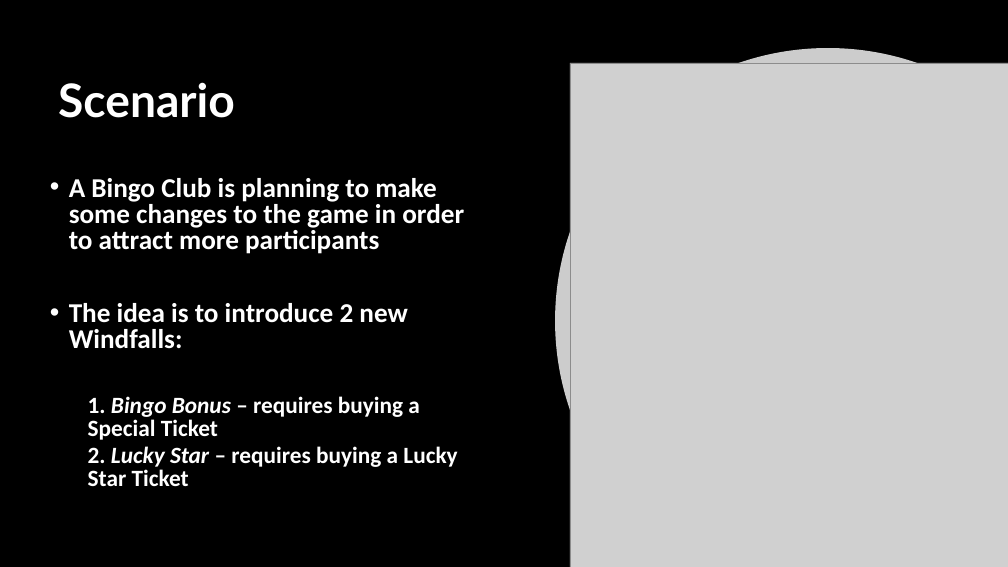
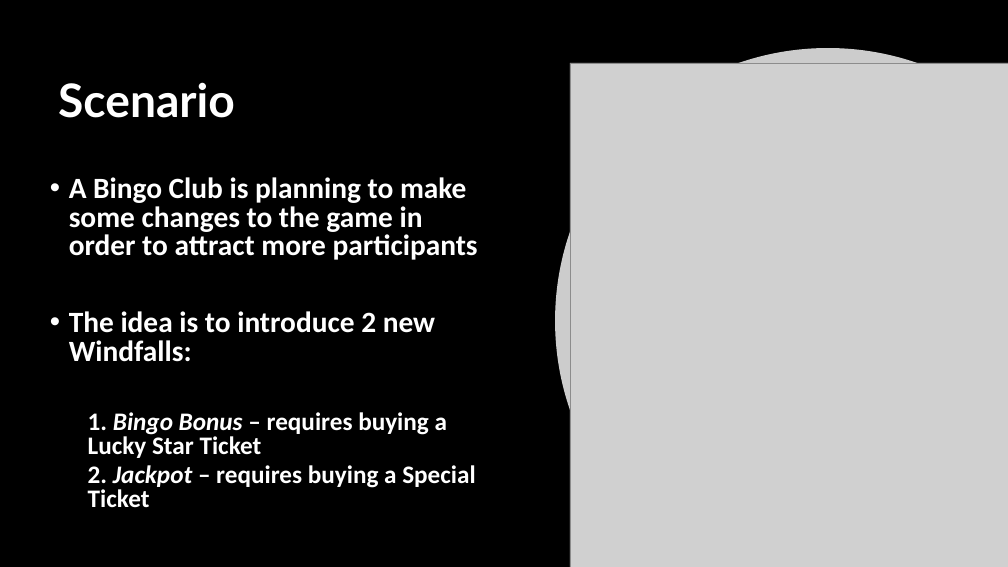
Before and after one commit to aarushi50/BINGO-A-Monte-Carlo-Application, a slide deck: slide 6 of Bingo.pptx. Drawn at 1008x567 pixels with LibreOffice and Linux fonts; fonts in the diff are those of the drawing; grey boxes stand for pictures; background and template pictures are left out. Boxes give left, top, right and bottom in pixels: in the first picture for what was removed or moved away, otherwise in the second. Text is boxed around its words. In the diff, an @@ line names an element or a change of style, - is before the commit and + after.

```diff
--- a/Bingo.pptx
+++ b/Bingo.pptx
@@ text at <box>69,177,478,362</box>: size 25.9 to 28 pt in "A Bingo Club is planning to make ...", "The idea is to introduce 2 new ..." @@
@@ text at <box>88,412,475,507</box>: text changed; size 22.2 to 24 pt @@
-  1. Bingo Bonus – requires buying a Special Ticket
-  2. Lucky Star – requires buying a Lucky Star Ticket
+  1. Bingo Bonus – requires buying a Lucky Star Ticket
+  2. Jackpot – requires buying a Special Ticket
```
Also in this commit, not shown: 2 other slides changed, 8 slides added.
